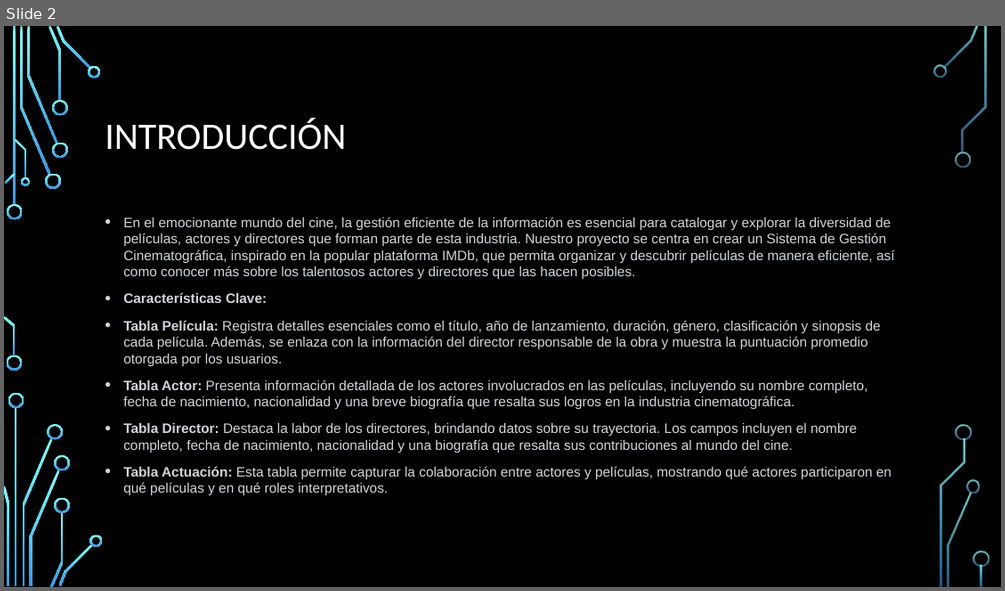
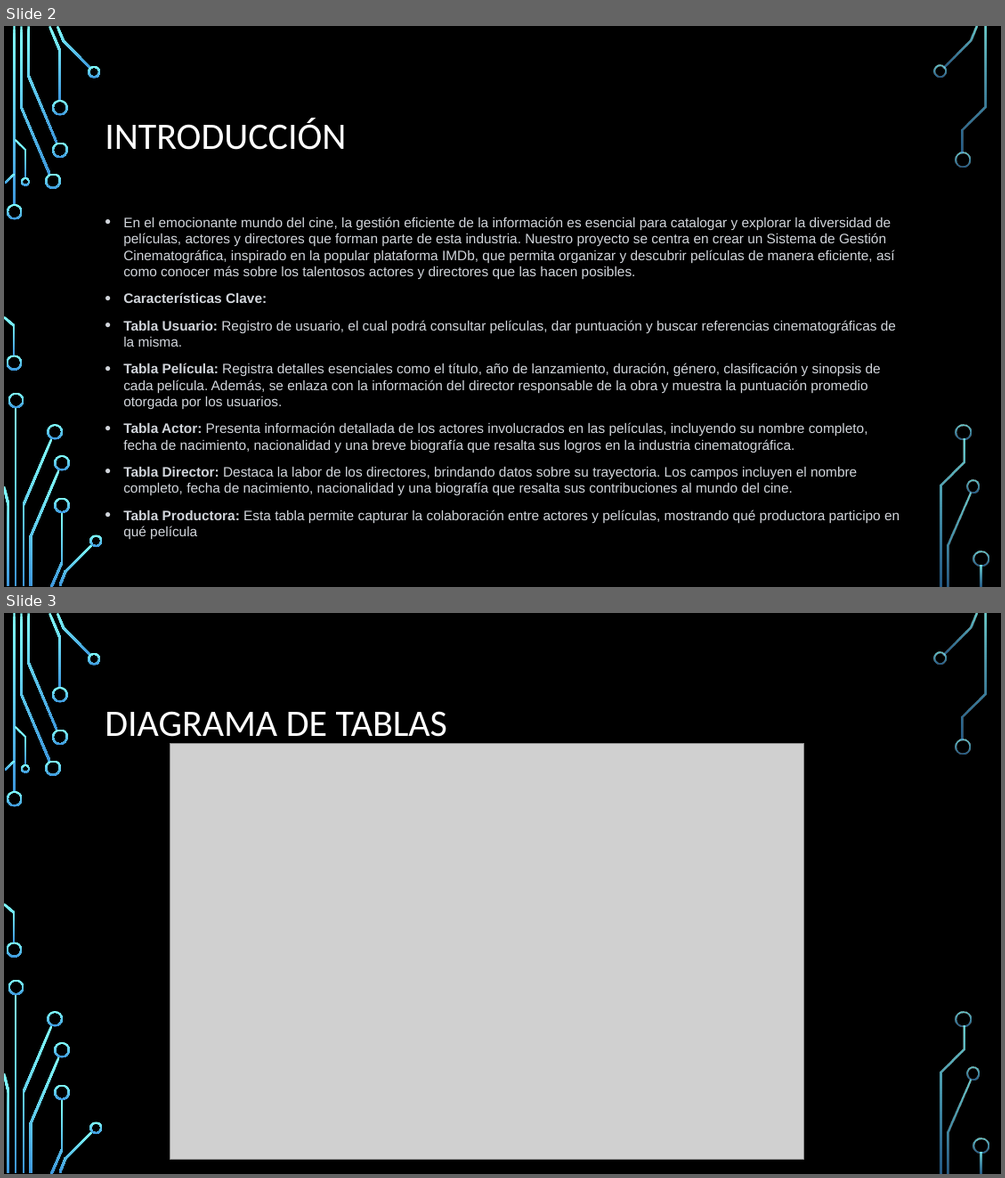
Before and after one commit to lfernandez312/SQL, a slide deck: SISTEMA DE GESTIÓN CINEMATOGRÁFICA.pptx. Shown one above the other, each under a label of ours: slide 2 before the commit, slides 2 and 3 after it. The pictures are 1005x591 and 1005x1178 pixels, drawn with LibreOffice and Linux fonts; fonts in the diff are those of the drawing; grey boxes stand for pictures; background and template pictures are left out. Boxes give left, top, right and bottom in pixels: in the first picture for what was removed or moved away, otherwise in the second. Text is boxed around its words. In the diff, an @@ line names an element or a change of style, - is before the commit and + after.

```diff
--- a/SISTEMA DE GESTIÓN CINEMATOGRÁFICA.pptx
+++ b/SISTEMA DE GESTIÓN CINEMATOGRÁFICA.pptx
@@ slide 3 added at box(4, 613, 1001, 1174), background picture (left out); not listed: 36 template elements that a slide beside it also shows @@
@@ title added at box(105, 711, 447, 745), 36 pt, text #FFFFFF @@
+DIAGRAMA DE TABLAS
@@ picture added at box(170, 743, 804, 1159) @@
@@ slide 2 changed as well @@
@@ text at box(123, 320, 896, 346): paragraph added @@
+• Tabla Usuario: Registro de usuario, el cual podrá consultar películas, dar puntuación y buscar referencias cinematográficas de la misma.
@@ text at box(123, 509, 899, 539): text changed @@
-• Tabla Actuación: Esta tabla permite capturar la colaboración entre actores y películas, mostrando qué actores participaron en qué películas y en qué roles interpretativos.
+• Tabla Productora: Esta tabla permite capturar la colaboración entre actores y películas, mostrando qué productora participo en qué película
```
Also in this commit, not shown: 1 other slide changed, 1 slide removed.
